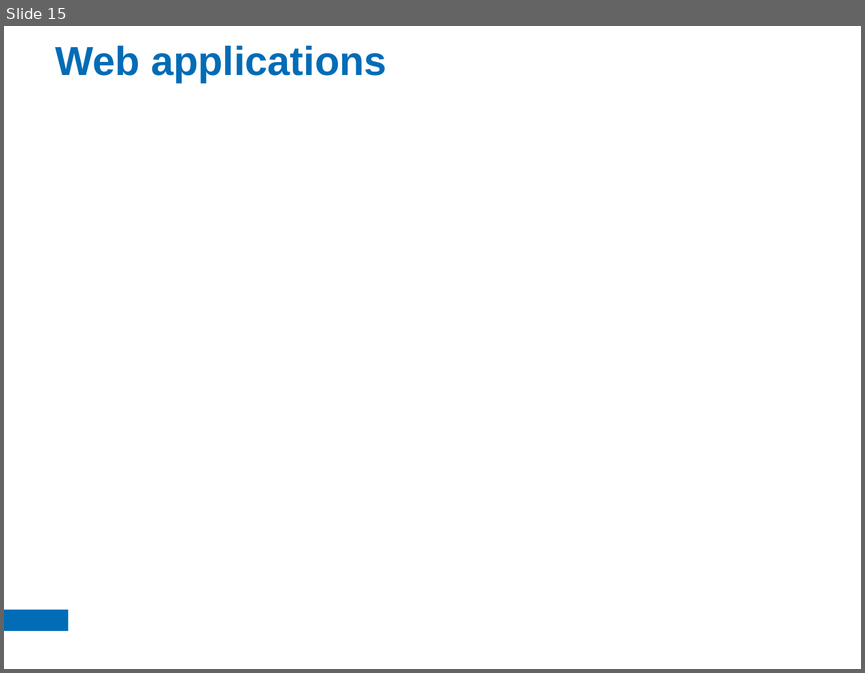
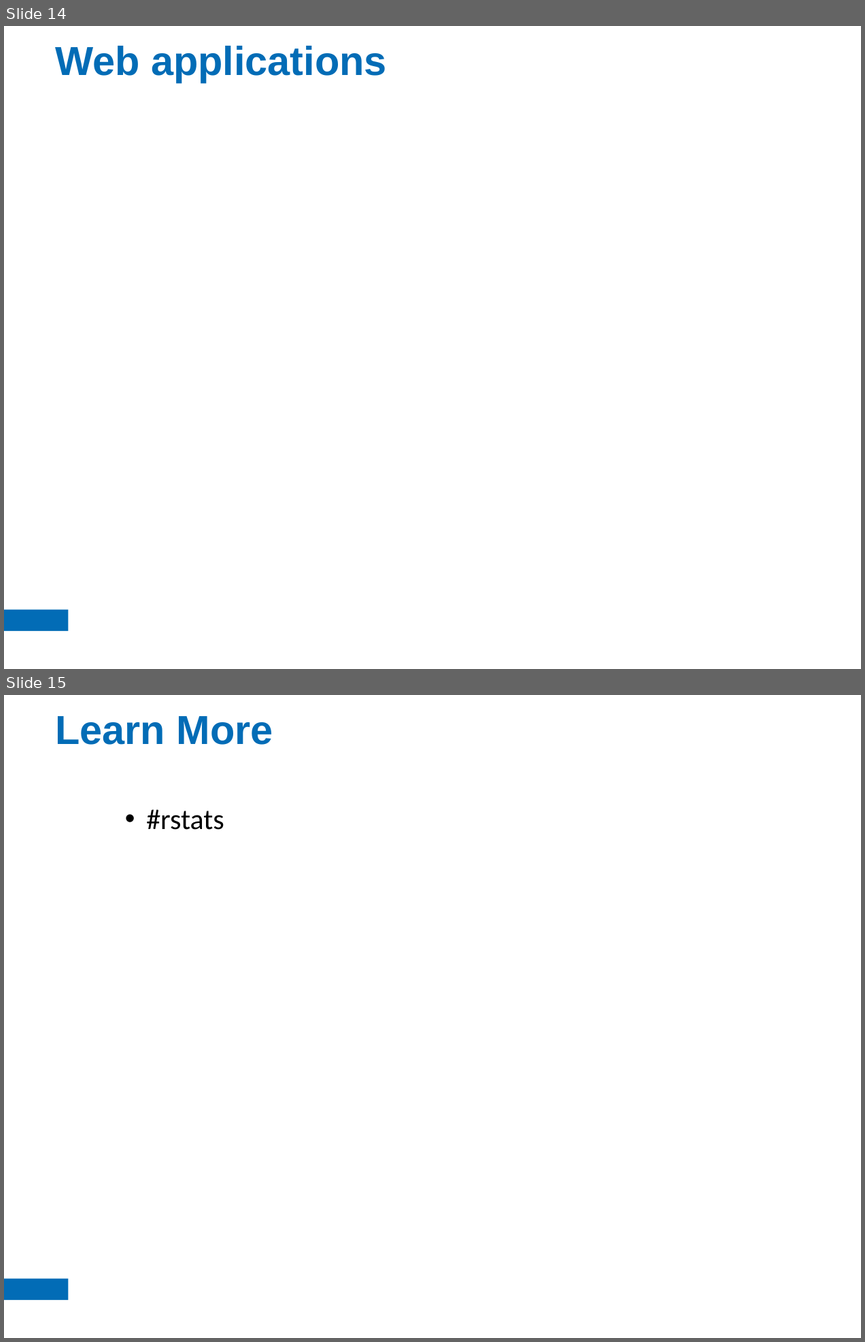
Before and after one commit to jhollist/eln_r_talk, a slide deck: eln_intro_r.pptx. Shown one above the other, each under a label of ours: slide 15 before the commit, slides 14 and 15 after it. The pictures are 865x673 and 865x1342 pixels, drawn with LibreOffice and Linux fonts; fonts in the diff are those of the drawing. Boxes give left, top, right and bottom in pixels: in the first picture for what was removed or moved away, otherwise in the second. Text is boxed around its words. In the diff, an @@ line names an element or a change of style, - is before the commit and + after.

```diff
--- a/eln_intro_r.pptx
+++ b/eln_intro_r.pptx
@@ slide 15 added at (x1=4, y1=695, x2=861, y2=1338), background #FFFFFF; not listed: 1 template element that a slide beside it also shows @@
@@ title added at (x1=55, y1=716, x2=273, y2=745), 34 pt, text #026CB6, bold @@
+Learn More
@@ text added at (x1=146, y1=809, x2=224, y2=830), 24 pt, text #000000 @@
+  • #rstats
@@ what was slide 15 is now slide 14 @@
```
Also in this commit, not shown: 2 other slides added, 3 slides removed, 7 other files.
